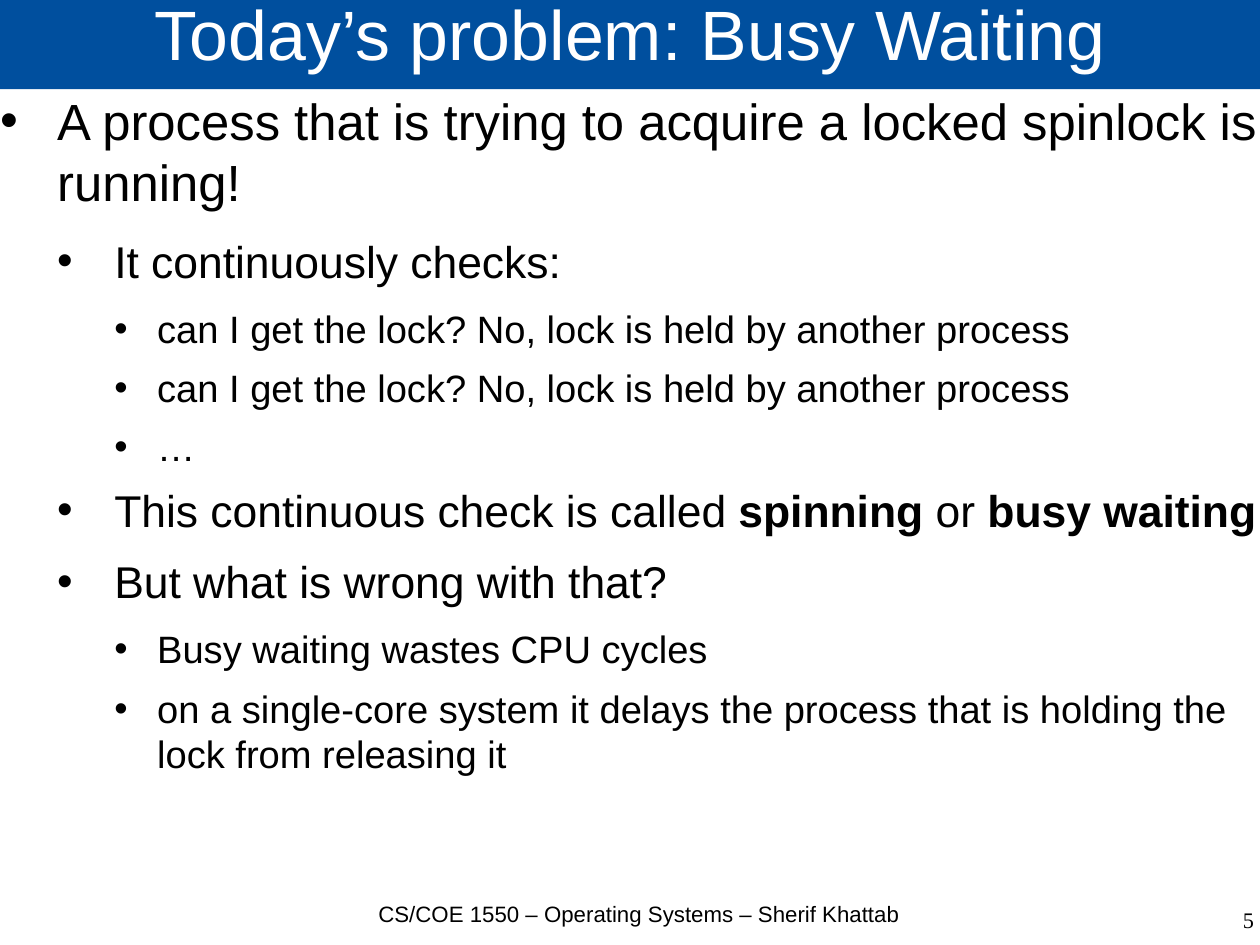
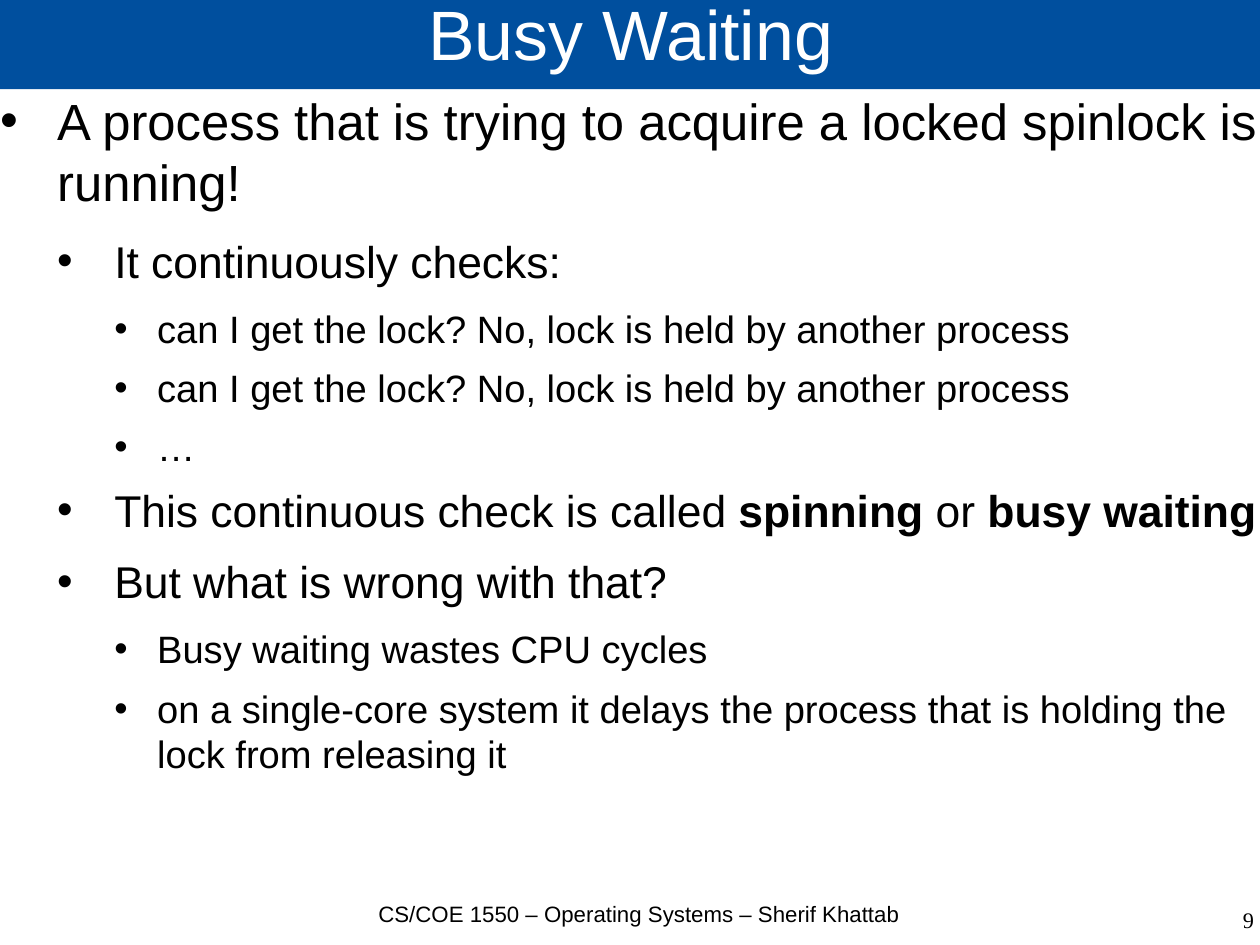
Before and after one commit to cs1550-2244/cs1550-code-handouts, a slide deck: slide 9 of DraftSlides/Lecture3.pptx (slide 5 before the commit). Drawn at 1260x945 pixels with LibreOffice and Linux fonts; fonts in the diff are those of the drawing. Boxes give left, top, right and bottom in pixels: in the first picture for what was removed or moved away, otherwise in the second. Text is boxed around its words. In the diff, an @@ line names an element or a change of style, - is before the commit and + after.

```diff
--- a/DraftSlides/Lecture3.pptx
+++ b/DraftSlides/Lecture3.pptx
@@ title at [428,9,833,73]: text changed @@
-Today’s problem: Busy Waiting
+Busy Waiting
@@ page number at [1243,913,1254,929]: text changed @@
-5
+9
```
Also in this commit, not shown: 3 other slides changed, 4 slides added, 3 other files.
